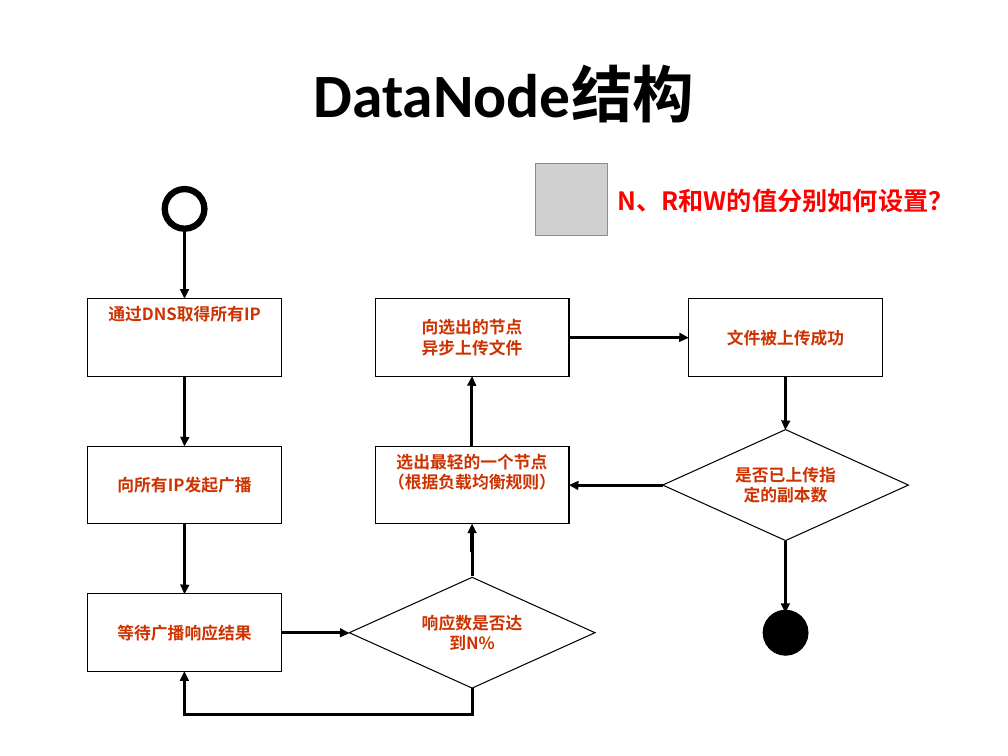
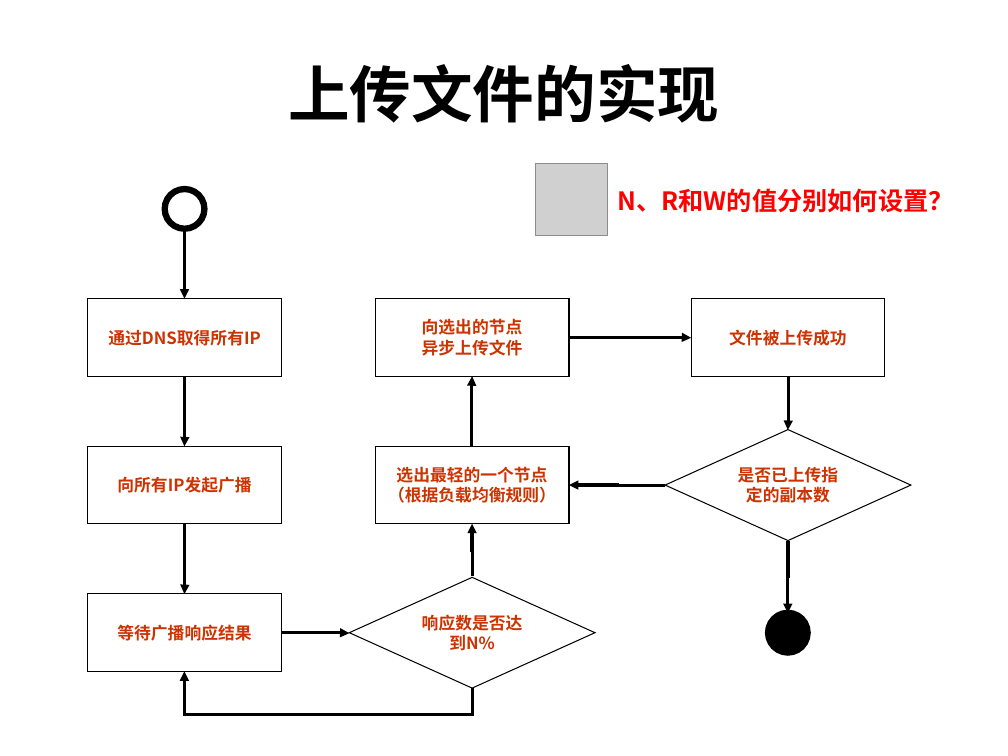
Before and after one commit to shtzr840329/mooon, a slide deck: slide 14 of applications/lightfs/doc/lightFS-牺牲强一致性获得超高可用性和可靠性的磁盘级轻量分布式文件系统.ppt (slide 17 before the commit). Drawn at 1008x756 pixels with LibreOffice and Linux fonts; fonts in the diff are those of the drawing; grey boxes stand for pictures. Boxes give left, top, right and bottom in pixels: in the first picture for what was removed or moved away, otherwise in the second. Text is boxed around its words. In the diff, an @@ line names an element or a change of style, - is before the commit and + after.

```diff
--- a/applications/lightfs/doc/lightFS-牺牲强一致性获得超高可用性和可靠性的磁盘级轻量分布式文件系统.ppt
+++ b/applications/lightfs/doc/lightFS-牺牲强一致性获得超高可用性和可靠性的磁盘级轻量分布式文件系统.ppt
@@ title at [288, 64, 719, 123]: text changed @@
-DataNode结构
+上传文件的实现
@@ rectangle "通过DNS取得所有IP" at [88, 298, 281, 376]: vertical alignment top to middle @@
@@ elbow arrow moved from (570, 338) - (688, 338) to (570, 338) - (691, 338) @@
@@ elbow arrow moved from (786, 376) - (785, 429) to (788, 376) - (788, 429) @@
@@ rectangle "选出最轻的一个节点" at [375, 447, 569, 524]: vertical alignment top to middle @@
@@ elbow arrow moved from (786, 540) - (785, 613) to (788, 540) - (788, 613) @@
```
Also in this commit, not shown: 10 other slides changed, 10 slides added, 15 slides removed.
